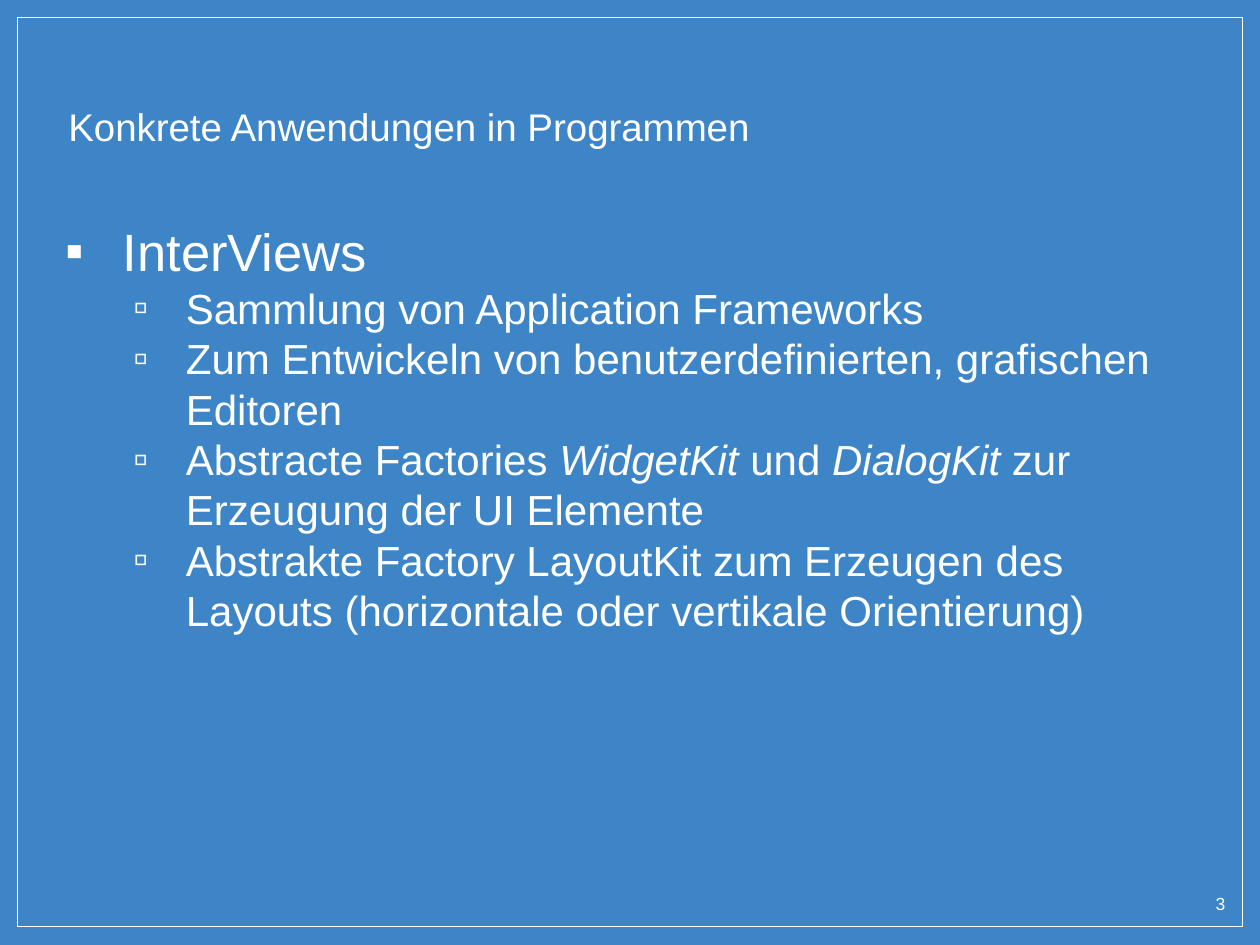
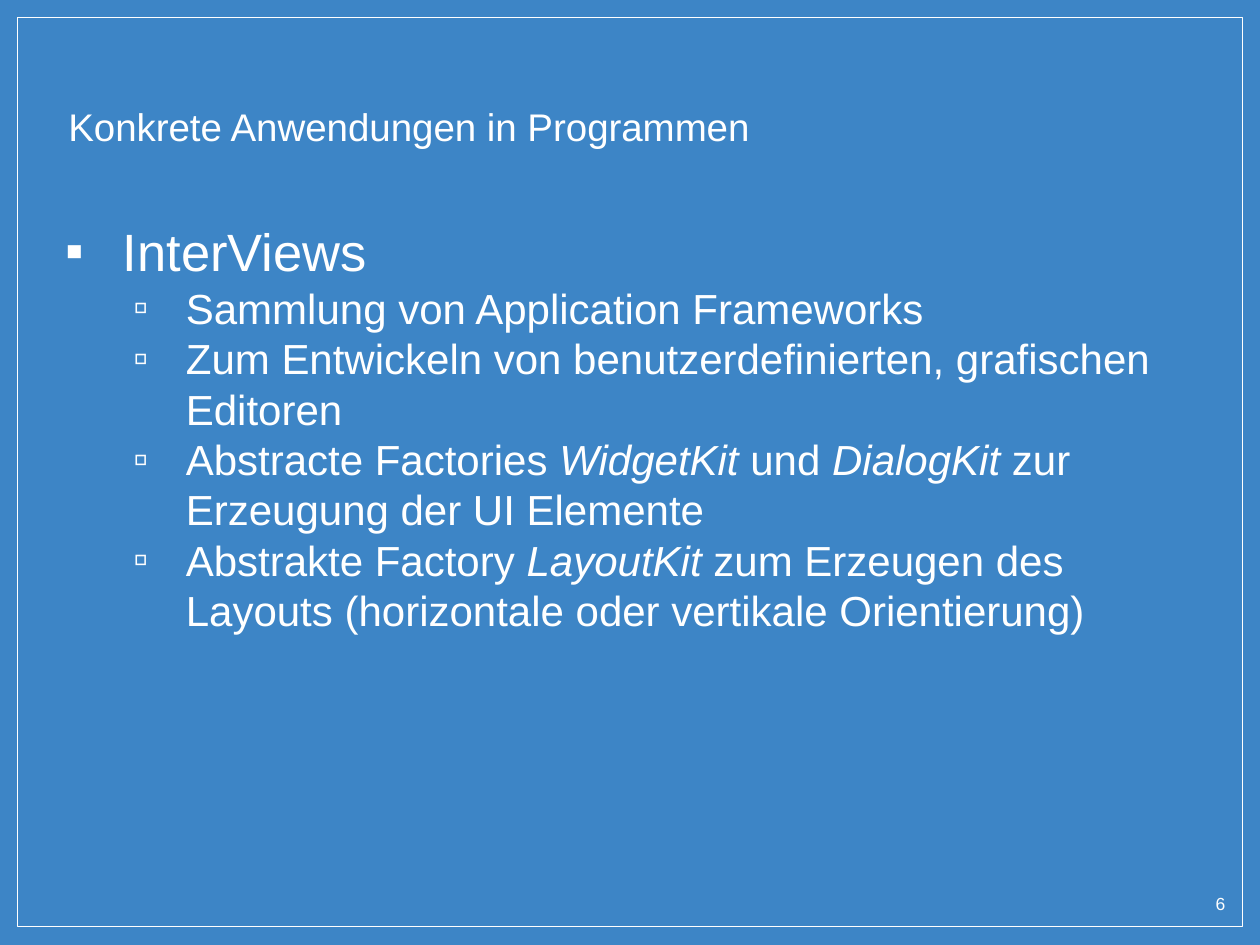
Before and after one commit to SimonPrimetzhofer/AbstractFactory-Pattern, a slide deck: slide 6 of Presentation/Abstract_Factory.pptx (slide 3 before the commit). Drawn at 1260x945 pixels with LibreOffice and Linux fonts; fonts in the diff are those of the drawing; background and template pictures are left out. Boxes give left, top, right and bottom in pixels: in the first picture for what was removed or moved away, otherwise in the second. Text is boxed around its words. In the diff, an @@ line names an element or a change of style, - is before the commit and + after.

```diff
--- a/Presentation/Abstract_Factory.pptx
+++ b/Presentation/Abstract_Factory.pptx
@@ text at box(186, 545, 1084, 635): italic on in "LayoutKit" @@
@@ page number at box(1216, 898, 1226, 910): text changed @@
-3
+6
```
Also in this commit, not shown: 2 other slides changed, 5 slides added, 6 other files.
